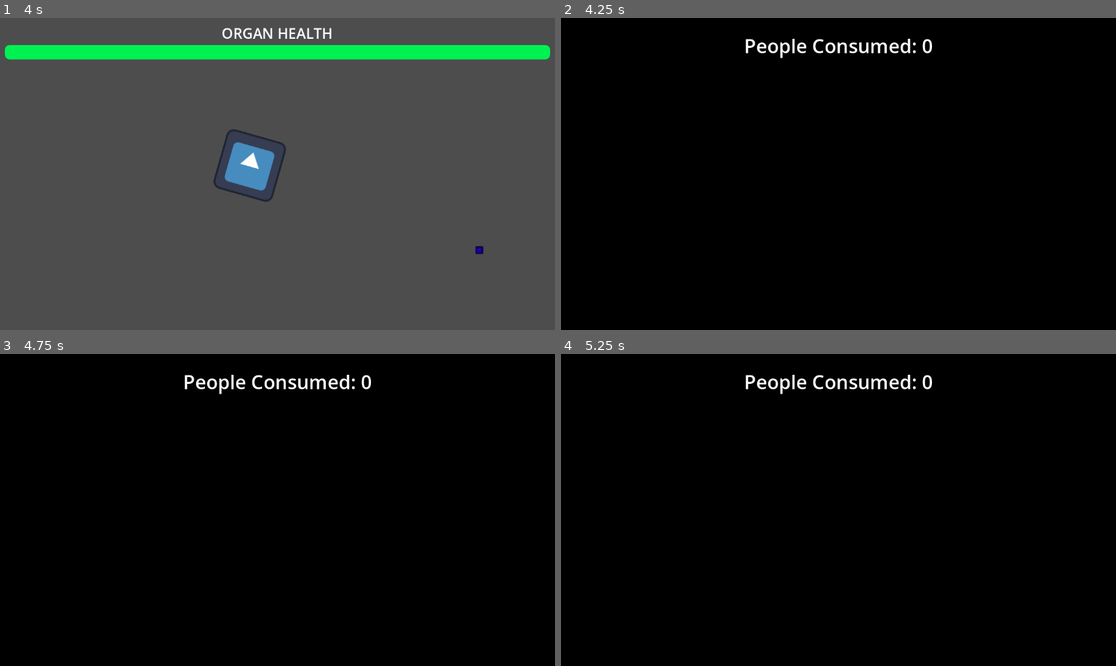
Above: before the commit, frames 1-4 (two rows, left to right).
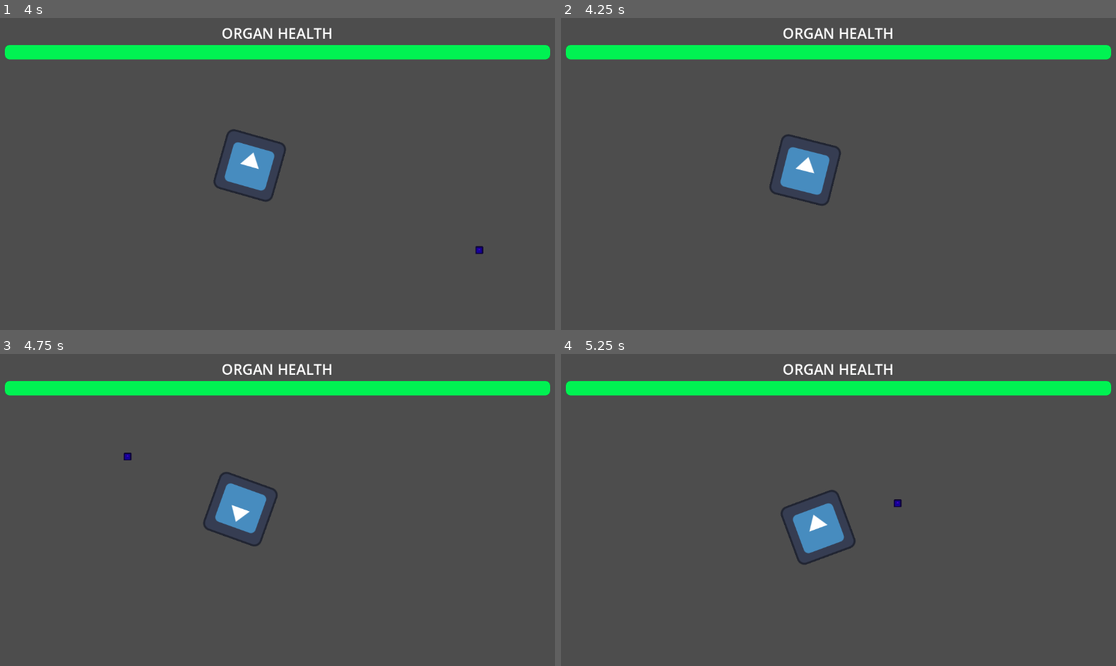
Above: after the commit, the same moments.

Repository: bgalerani94/godot-wild-jam-83
Game: Godot game, scene res://Prototypes/Scenes/test_scene.tscn
The game is run twice, just before and just after one commit, with the same random seed, the same clock (stepped at 60 frames per second) and the same inputs. The engine's default icon, where the game draws it, is replaced by a stand-in: a white triangle on a blue panel in a dark square.
Inputs (mouse positions are in pixels of both pictures, inside the frame that each line leads up to):
- Up to frame 1 (4 s): tap Enter (ui_accept) at 0.5, 0.77, 1.25, 1.52, 2, 2.75, 3.02, 3.77 s; move the mouse to (399, 158) at 0.52 s; press the mouse at (399, 158) at 0.53 s; hold D (move_right) 0.53-1.28 s; move the mouse to (166, 189) at 1.27 s; release the mouse at (166, 189) at 1.28 s; hold S (move_down) 1.28-2.03 s; click (166, 189) at 1.35 s; move the mouse to (333, 105) at 2.02 s; press the mouse at (333, 105) at 2.03 s; hold D (move_right) 2.03-2.78 s; move the mouse to (249, 236) at 2.77 s; release the mouse at (249, 236) at 2.78 s; hold W (move_up) 2.78-3.53 s; click (249, 236) at 2.85 s; move the mouse to (444, 220) at 3.52 s; press the mouse at (444, 220) at 3.53 s; hold A (move_left) from 3.53 s (still down)
- Up to frame 2 (4.25 s): keep holding A (move_left); tap Escape (ui_cancel) at 4.15 s
- Up to frame 3 (4.75 s): keep holding A (move_left); move the mouse to (111, 463) at 4.27 s; release the mouse at (111, 463) at 4.28 s; click (111, 463) at 4.35 s; tap Enter (ui_accept) at 4.52 s
- Up to frame 4 (5.25 s): move the mouse to (866, 510) at 5.02 s; release A (move_left) at 5.03 s; press the mouse at (866, 510) at 5.03 s; hold S (move_down) from 5.03 s (still down)

Frame 1 is identical in both runs. In frame 2, 100% of the frame differs, in the area x 0-100%, y 0-100%; in frame 3, 100%; in frame 4, 100%.

Commit message:
Update game_manager.gd

Diff:
--- a/Scripts/game_manager.gd
+++ b/Scripts/game_manager.gd
@@ -26,13 +26,6 @@
 	generate_character_info()
 	load_level()
 	load_transition_scene()
-
-
-func _input(event: InputEvent) -> void:
-	if event.is_action_pressed("ui_cancel"):
-		var current_scene = get_tree().get_first_node_in_group("Organ")
-		current_scene.queue_free()
-		get_tree().change_scene_to_file("res://UI/Scenes/name_display.tscn")
 
 # Função de gerar personagem
 func generate_character_info():
